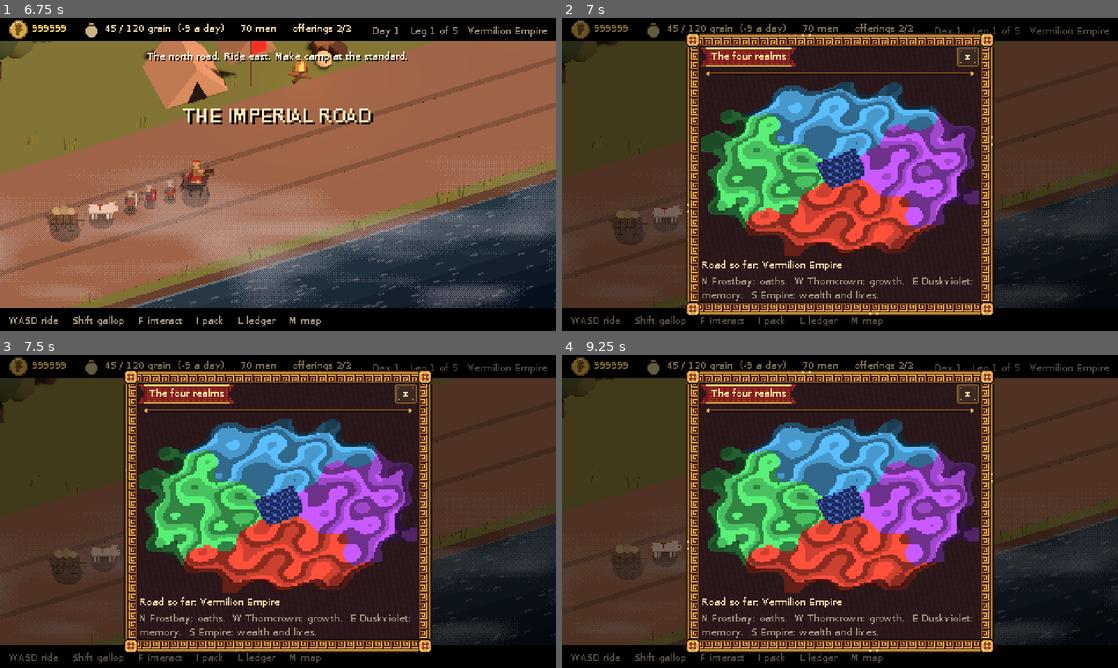
Above: before the commit, frames 1-4 (two rows, left to right).
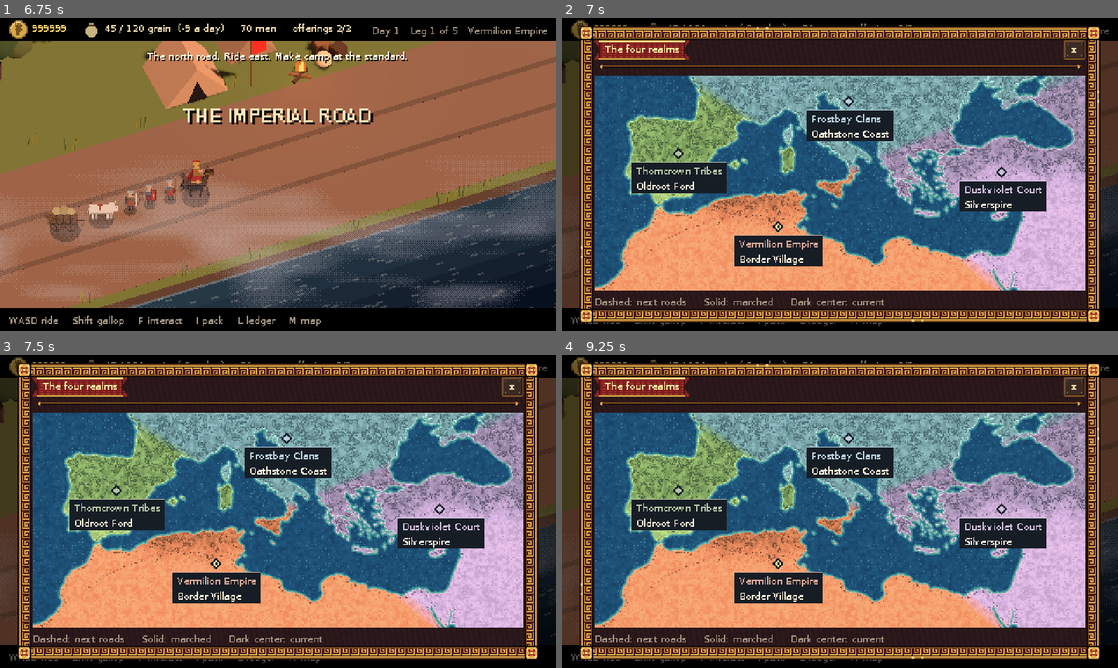
Above: after the commit, the same moments.

Repository: IpoKlay/cassius
Game: Godot game, scene res://main.tscn
Same seed, same stepped clock (60 frames per second), same inputs: the game is played once before the commit and once after it.
Inputs (mouse positions are in pixels of both pictures, inside the frame that each line leads up to):
- Up to frame 1 (6.75 s): tap Enter at 0.5, 2.1 s; move the mouse to (400, 158) at 0.52 s; hold Right 0.53-1.25 s; tap M at 0.6, 2.3, 3.8, 5.3 s; click (400, 158) at 0.67 s; tap Space at 0.77, 1.07, 3.77, 4.07 s; drag from (166, 190) to (250, 237) at 1.27 s; move the mouse to (333, 105) at 2.02 s; hold Right 2.03-2.75 s; click (333, 105) at 2.17 s; drag from (250, 237) to (111, 127) at 2.77 s; move the mouse to (444, 221) at 3.52 s; hold Left 3.53-4.25 s; tap R at 3.6 s; click (444, 221) at 3.67 s; drag from (111, 127) to (194, 96) at 4.27 s; move the mouse to (305, 174) at 5.02 s; hold Down 5.03-5.75 s; tap V at 5.1 s; click (305, 174) at 5.17 s; drag from (194, 96) to (166, 190) at 5.77 s; move the mouse to (400, 158) at 6.52 s; hold Up from 6.53 s (still down); tap 2 at 6.6 s; click (400, 158) at 6.67 s
- Up to frame 2 (7 s): keep holding Up; tap Space at 6.77 s; tap M at 6.8 s
- Up to frame 3 (7.5 s): tap Space at 7.07 s; release Up at 7.25 s; drag from (166, 527) to (250, 574) at 7.27 s
- Up to frame 4 (9.25 s): click "x" at 8 s; move the mouse to (895, 442) at 8.77 s; hold Down from 8.78 s (still down); tap 4 at 8.85 s; click (895, 442) at 8.92 s; tap M at 9.05 s

Frame 1 is identical in both runs. In frame 2, 79% of the frame differs, in the area x 3-97%, y 2-98%; in frame 3, 79%; in frame 4, 79%.

Commit message:
Use the Mediterranean pixel atlas for the four Cassius factions

Diff:
--- a/scripts/expedition.gd
+++ b/scripts/expedition.gd
@@ -920,8 +920,8 @@
 
 func _art_for(title: String) -> String:
 	var table := {"Camp": "camp", "Muster": "muster", "The baggage train": "pack", "The ledger": "ledger",
-		"The four realms": "map", "A roadside stall": "stall", "A river altar": "altar", "The road is held": "brief",
-		"The road divides": "cross", "The omen": "omen", "The toll": "brief"}
+		"A roadside stall": "stall", "A river altar": "altar", "The road is held": "brief",
+		"The omen": "omen", "The toll": "brief"}
 	for k in table:
 		if title == Game.L(k):
 			return table[k]
@@ -1029,19 +1029,18 @@
 		vb.add_child(Game.label("%s  (%s)" % [str(p["text"]), Game.L(str(p["state"]))], c, 318))
 
 
+func add_faction_atlas(vb: VBoxContainer, options: Array, height: int) -> void:
+	var map = preload("res://scripts/faction_atlas.gd").new()
+	map.options = options
+	map.custom_minimum_size.y = height
+	vb.add_child(map)
+
+
 func open_map() -> void:
-	var vb := window(Game.L("The four realms"), 260)
-	var tr := TextureRect.new()
-	tr.texture = _tex("ui/map")
-	tr.custom_minimum_size = Vector2(240, 150)
-	tr.expand_mode = TextureRect.EXPAND_IGNORE_SIZE
-	tr.stretch_mode = TextureRect.STRETCH_SCALE
-	vb.add_child(tr)
-	var names: Array = []
-	for r in Game.route_log:
-		names.append(Game.L(str(Game.REGIONS[r]["name"])))
-	vb.add_child(Game.label(Game.L("Road so far: ") + " > ".join(PackedStringArray(names)), null, 240))
-	vb.add_child(Game.label(Game.L("N Frostbay: oaths.  W Thorncrown: growth.  E Duskviolet: memory.  S Empire: wealth and lives."), DIM, 240))
+	var vb := window(Game.L("The four realms"), 450)
+	add_faction_atlas(vb, st["options"] if st["won"] else [], 188)
+	var legend := "Dashed: next roads     Solid: marched     Dark center: current" if Game.lang == "en" else "金色点线：可选路线    白色长线：已走过    方点：当前驻地"
+	vb.add_child(Game.label(legend, DIM, 420))
 
 
 # ------------------------------------------------------------------ shop
@@ -1614,32 +1613,31 @@
 
 
 func open_crossroads() -> void:
-	var vb := window(Game.L("The road divides"), 400)
+	var vb := window(Game.L("The road divides"), 450)
+	var opts: Array = st["options"]
+	add_faction_atlas(vb, opts, 164)
 	var need := Game.daily_need()
 	var warn := ""
 	if Game.grain < need:
 		warn = Game.L("You have only %d - men will die on the march.") % Game.grain
-	vb.add_child(Game.label(Game.L("Night. A day's march either way; the column will eat %d grain. %s") % [need, warn], DIM, 386))
-	var opts: Array = st["options"]
-	if opts[0] == "altar":
-		vb.add_child(Game.label(Game.L("There is only one road left. Torches on the hill ahead: the Great Altar, and the Emperor's auditors."), null, 386))
-		vb.add_child(Game.button(Game.L("Go up to the Great Altar"), _to_altar))
-		return
+	vb.add_child(Game.label(Game.L("Night. A day's march either way; the column will eat %d grain. %s") % [need, warn], DIM, 426))
 	var row := HBoxContainer.new()
 	vb.add_child(row)
 	for o in opts:
+		if o == "altar":
+			row.add_child(Game.button(Game.L("Go up to the Great Altar"), _to_altar))
+			continue
 		var rg: Dictionary = Game.REGIONS[o]
-		var card := VBoxContainer.new()
-		card.custom_minimum_size = Vector2(190, 0)
-		row.add_child(card)
-		card.add_child(Game.label(Game.L(str(rg["name"])), GOLDC))
-		card.add_child(Game.label(Game.L(str(rg["blurb"])), null, 186))
-		card.add_child(Game.label(Game.L("Altars here answer to %s.") % Game.L(str(rg["values_text"])), DIM, 186))
-		var visited: bool = Game.flags.has("event_" + str(o))
-		card.add_child(Game.label(Game.L("You have dealt with them before.") if visited else Game.L("They have something the ledger wants."), DIM, 186))
 		var est := 0
 		var fb: Dictionary = Game.make_battle(str(o), Game.leg + 1)
-		for g in fb["main"]:
-			est += int(g[1])
-		card.add_child(Game.label(Game.L("Scouts: about %d hold that road, not counting what hides. Recruits there: %d.") % [est, 22 if o == "south" else 12], DIM, 186))
-		card.add_child(Game.button(Game.L("March  (%s)") % Game.L(str(rg["road"])), _march.bind(str(o))))
+		for group in fb["main"]:
+			est += int(group[1])
+		var route := Game.button(Game.L(str(rg["name"])), _march.bind(str(o)))
+		route.size_flags_horizontal = Control.SIZE_EXPAND_FILL
+		route.tooltip_text = "\n".join(PackedStringArray([
+			Game.L(str(rg["blurb"])),
+			Game.L("Altars here answer to %s.") % Game.L(str(rg["values_text"])),
+			Game.L("You have dealt with them before.") if Game.flags.has("event_" + str(o)) else Game.L("They have something the ledger wants."),
+			Game.L("Scouts: about %d hold that road, not counting what hides. Recruits there: %d.") % [est, 22 if o == "south" else 12],
+		]))
+		row.add_child(route)
--- /dev/null
+++ b/scripts/faction_atlas.gd
@@ -0,0 +1,94 @@
+extends AspectRatioContainer
+
+const ATLAS := preload("res://assets/expedition/atlas.png")
+const MASK := preload("res://assets/expedition/shore_distance.png")
+const TINT := preload("res://shaders/cassius_factions.gdshader")
+const SITES := {
+	"west": Vector2(.173, .36), "north": Vector2(.52, .12),
+	"south": Vector2(.375, .70), "east": Vector2(.83, .45),
+	"altar": Vector2(.682, .634),
+}
+const COLORS := {
+	"west": Color("#77965a"), "north": Color("#7eacc3"),
+	"south": Color("#b65d42"), "east": Color("#a788c0"),
+}
+const PLACES := {
+	"west": ["古树渡口", "Oldroot Ford"], "north": ["誓约石海岸", "Oathstone Coast"],
+	"south": ["边境村落", "Border Village"], "east": ["冷银星塔", "Silverspire"],
+}
+const INK := Color("#171d25")
+const GOLD := Color("#ffe3a1")
+var options: Array = []
+var overlay: Control
+
+func _ready() -> void:
+	ratio = float(ATLAS.get_width()) / ATLAS.get_height()
+	stretch_mode = AspectRatioContainer.STRETCH_FIT
+	mouse_filter = Control.MOUSE_FILTER_IGNORE
+	var layer := TextureRect.new()
+	layer.texture = ATLAS
+	layer.texture_filter = CanvasItem.TEXTURE_FILTER_NEAREST
+	layer.expand_mode = TextureRect.EXPAND_IGNORE_SIZE
+	layer.mouse_filter = Control.MOUSE_FILTER_IGNORE
+	var tint := ShaderMaterial.new()
+	tint.shader = TINT
+	tint.set_shader_parameter("water_mask", MASK)
+	for id in COLORS:
+		tint.set_shader_parameter(id, COLORS[id])
+	layer.material = tint
+	add_child(layer)
+	overlay = Control.new()
+	overlay.mouse_filter = Control.MOUSE_FILTER_IGNORE
+	overlay.draw.connect(_draw_map)
+	overlay.resized.connect(overlay.queue_redraw)
+	add_child(overlay)
+
+func _draw_map() -> void:
+	var log: Array = Game.route_log
+	for i in range(1, log.size()):
+		_route(log[i - 1], log[i], Color("#e0c899"), false)
+	for id in options:
+		_route(Game.region, id, GOLD, true)
+	for id in COLORS:
+		var name: String = Game.L(Game.REGIONS[id]["name"])
+		_site(id, name, PLACES[id][1 if Game.lang == "en" else 0], COLORS[id].lightened(.45))
+	if "altar" in options:
+		_site("altar", Game.L("The Great Altar"), "", GOLD)
+
+func _route(from: String, to: String, ink: Color, dashed: bool) -> void:
+	if from == to: return
+	var a: Vector2 = SITES[from] * overlay.size
+	var b: Vector2 = SITES[to] * overlay.size
+	var d := b - a
+	var bend := (a + b) * .5 + d.orthogonal().normalized() * minf(d.length() * .10, 14)
+	var steps := maxi(6, roundi(d.length() / 5.0))
+	var points := PackedVector2Array()
+	for i in range(steps + 1):
+		var t := float(i) / steps
+		points.append(a.lerp(bend, t).lerp(bend.lerp(b, t), t).round())
+	for i in range(steps):
+		if dashed and i % 2 != 0: continue
+		overlay.draw_line(points[i], points[i + 1], INK, 3)
+	for i in range(steps):
+		if dashed and i % 2 != 0: continue
+		overlay.draw_line(points[i], points[i + 1], ink, 1)
+
+func _site(id: String, title: String, place: String, color: Color) -> void:
+	var at: Vector2 = (SITES[id] * overlay.size).round()
+	var active: bool = id == Game.region
+	overlay.draw_colored_polygon(PackedVector2Array([
+		at + Vector2(0, -5), at + Vector2(5, 0), at + Vector2(0, 5), at + Vector2(-5, 0),
+	]), INK)
+	overlay.draw_colored_polygon(PackedVector2Array([
+		at + Vector2(0, -3), at + Vector2(3, 0), at + Vector2(0, 3), at + Vector2(-3, 0),
+	]), GOLD if active or id in options else color)
+	if active: overlay.draw_rect(Rect2(at - Vector2.ONE, Vector2(2, 2)), INK)
+	var font: Font = Game.font
+	var width := ceilf(maxf(font.get_string_size(title, HORIZONTAL_ALIGNMENT_LEFT, -1, 8).x,
+		font.get_string_size(place, HORIZONTAL_ALIGNMENT_LEFT, -1, 8).x)) + 8.0
+	var pos := Vector2(clampf(at.x - width * .5, 1, maxf(1, overlay.size.x - width - 1)), at.y + 7).round()
+	overlay.draw_rect(Rect2(pos, Vector2(width, 13 if place.is_empty() else 27)), INK)
+	overlay.draw_rect(Rect2(pos, Vector2(width, 1)), color)
+	overlay.draw_string(font, pos + Vector2(4, 11), title, HORIZONTAL_ALIGNMENT_LEFT, -1, 8, color)
+	if not place.is_empty():
+		overlay.draw_string(font, pos + Vector2(4, 24), place, HORIZONTAL_ALIGNMENT_LEFT, -1, 8, Color("#faf0db"))
--- /dev/null
+++ b/shaders/cassius_factions.gdshader
@@ -0,0 +1,27 @@
+shader_type canvas_item;
+render_mode unshaded;
+
+uniform sampler2D water_mask : filter_nearest, repeat_disable;
+uniform vec4 west : source_color;
+uniform vec4 north : source_color;
+uniform vec4 south : source_color;
+uniform vec4 east : source_color;
+
+// Blend only near territory boundaries. The atlas's existing shade and water pixels stay legible.
+void fragment() {
+	vec4 terrain = texture(TEXTURE, UV);
+	vec2 point = floor(UV / TEXTURE_PIXEL_SIZE) * TEXTURE_PIXEL_SIZE;
+	float w = distance(point, vec2(0.17, 0.36));
+	float n = distance(point, vec2(0.52, 0.12));
+	float s = distance(point, vec2(0.375, 0.70));
+	float e = distance(point, vec2(0.83, 0.45));
+	float nearest = min(min(w, n), min(s, e));
+	vec4 weights = 1.0 - smoothstep(vec4(0.0), vec4(0.021), vec4(w, n, s, e) - nearest);
+	vec3 hue = (west.rgb * weights.x + north.rgb * weights.y + south.rgb * weights.z + east.rgb * weights.w)
+		/ dot(weights, vec4(1.0));
+	float value = dot(terrain.rgb, vec3(0.299, 0.587, 0.114));
+	float hue_value = dot(hue, vec3(0.299, 0.587, 0.114));
+	vec3 tinted = clamp(hue * (0.32 + 0.83 * value / max(hue_value, 0.1)), 0.0, 1.0);
+	float land = 1.0 - texture(water_mask, UV).g;
+	COLOR = vec4(mix(terrain.rgb, tinted, land * 0.80), terrain.a);
+}
Not shown, added: assets/expedition/CREDITS.txt
Binary file added: assets/expedition/atlas.png
Binary file added: assets/expedition/shore_distance.png
Not shown, added: scripts/faction_atlas.gd.uid
Not shown, added: shaders/cassius_factions.gdshader.uid
